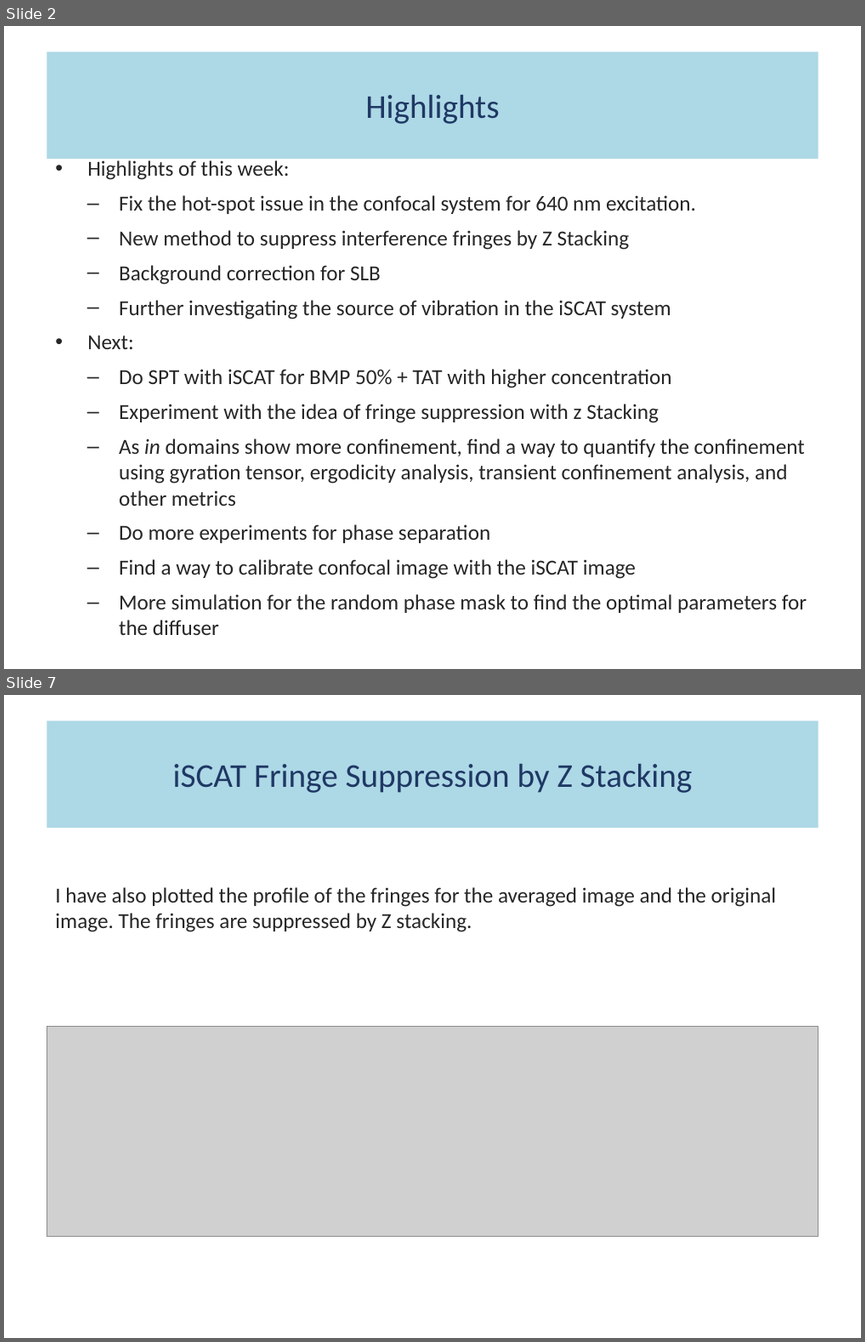
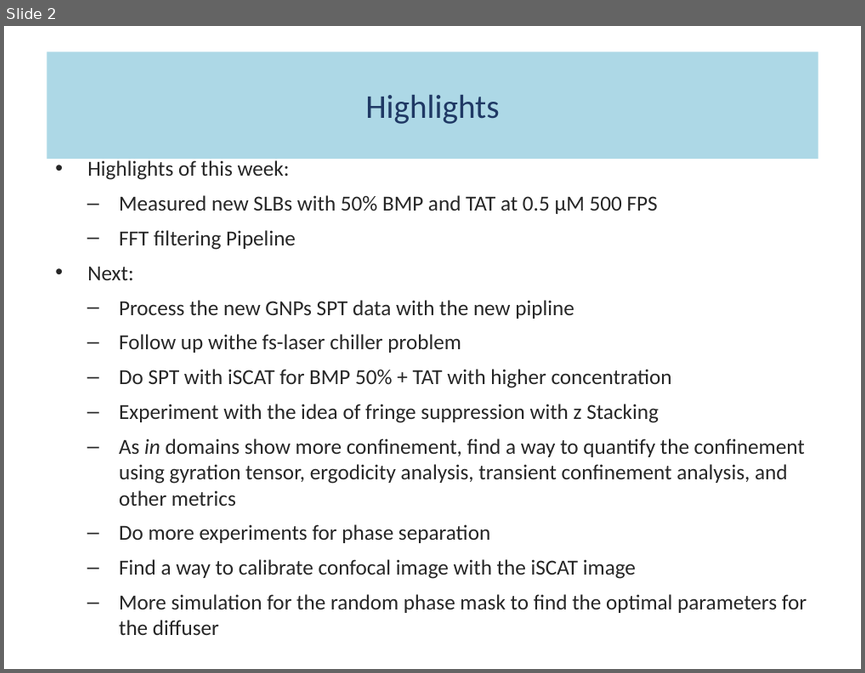
Before and after one commit to fathi0amir/ppt-with-quarto, a slide deck: main.pptx. Shown one above the other, each under a label of ours: slides 2 and 7 before the commit, slide 2 after it; the slides between them are not shown. The pictures are 865x1342 and 865x673 pixels, drawn with LibreOffice and Linux fonts; fonts in the diff are those of the drawing; grey boxes stand for pictures. Boxes give left, top, right and bottom in pixels: in the first picture for what was removed or moved away, otherwise in the second. Text is boxed around its words. In the diff, an @@ line names an element or a change of style, - is before the commit and + after.

```diff
--- a/main.pptx
+++ b/main.pptx
@@ slide 7 removed at (4, 695, 861, 1338), background #FFFFFF @@
@@ title removed at (46, 721, 818, 828) @@
-iSCAT Fringe Suppression by Z Stacking
@@ text removed at (55, 887, 776, 932) @@
-I have also plotted the profile of the fringes for the averaged image and the original image. The fringes are suppressed by Z stacking.
@@ picture removed at (46, 1026, 818, 1236) @@
@@ slide 2 changed as well @@
@@ text at (119, 195, 658, 250): text changed @@
-  – Fix the hot-spot issue in the confocal system for 640 nm excitation.
-  – New method to suppress interference fringes by Z Stacking
-  – Background correction for SLB
-  – Further investigating the source of vibration in the iSCAT system
+  – Measured new SLBs with 50% BMP and TAT at 0.5 µM 500 FPS
+  – FFT filtering Pipeline
@@ text at (119, 300, 574, 352): paragraphs added @@
+  – Process the new GNPs SPT data with the new pipline
+  – Follow up withe fs-laser chiller problem
```
Also in this commit, not shown: 2 other slides changed, 5 slides added, 5 other slides removed, 3 other files.
